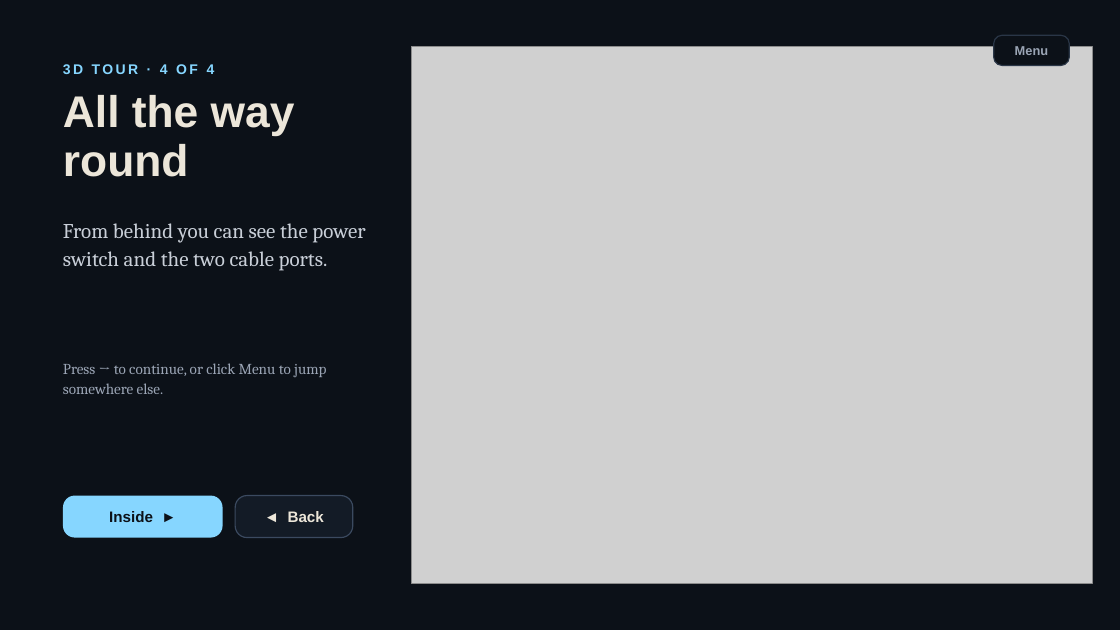
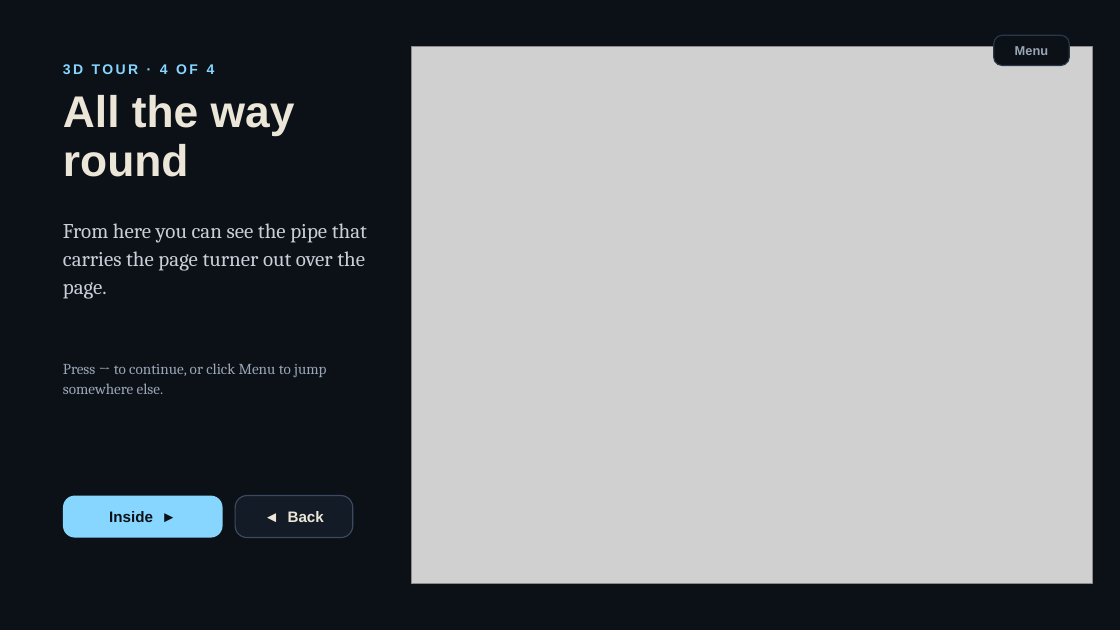
Before and after one commit to sharmaricha676-rgb/bookcounterppt, a slide deck: slide 16 of BookCounter-interactive.pptx (slide 14 before the commit). Drawn at 1120x630 pixels with LibreOffice and Linux fonts; fonts in the diff are those of the drawing; grey boxes stand for pictures. Boxes give left, top, right and bottom in pixels: in the first picture for what was removed or moved away, otherwise in the second. Text is boxed around its words. In the diff, an @@ line names an element or a change of style, - is before the commit and + after.

```diff
--- a/BookCounter-interactive.pptx
+++ b/BookCounter-interactive.pptx
@@ text at (63,223,367,299): text changed @@
-From behind you can see the power switch and the two cable ports.
+From here you can see the pipe that carries the page turner out over the page.
```
Also in this commit, not shown: 29 other slides changed, 3 slides added.
